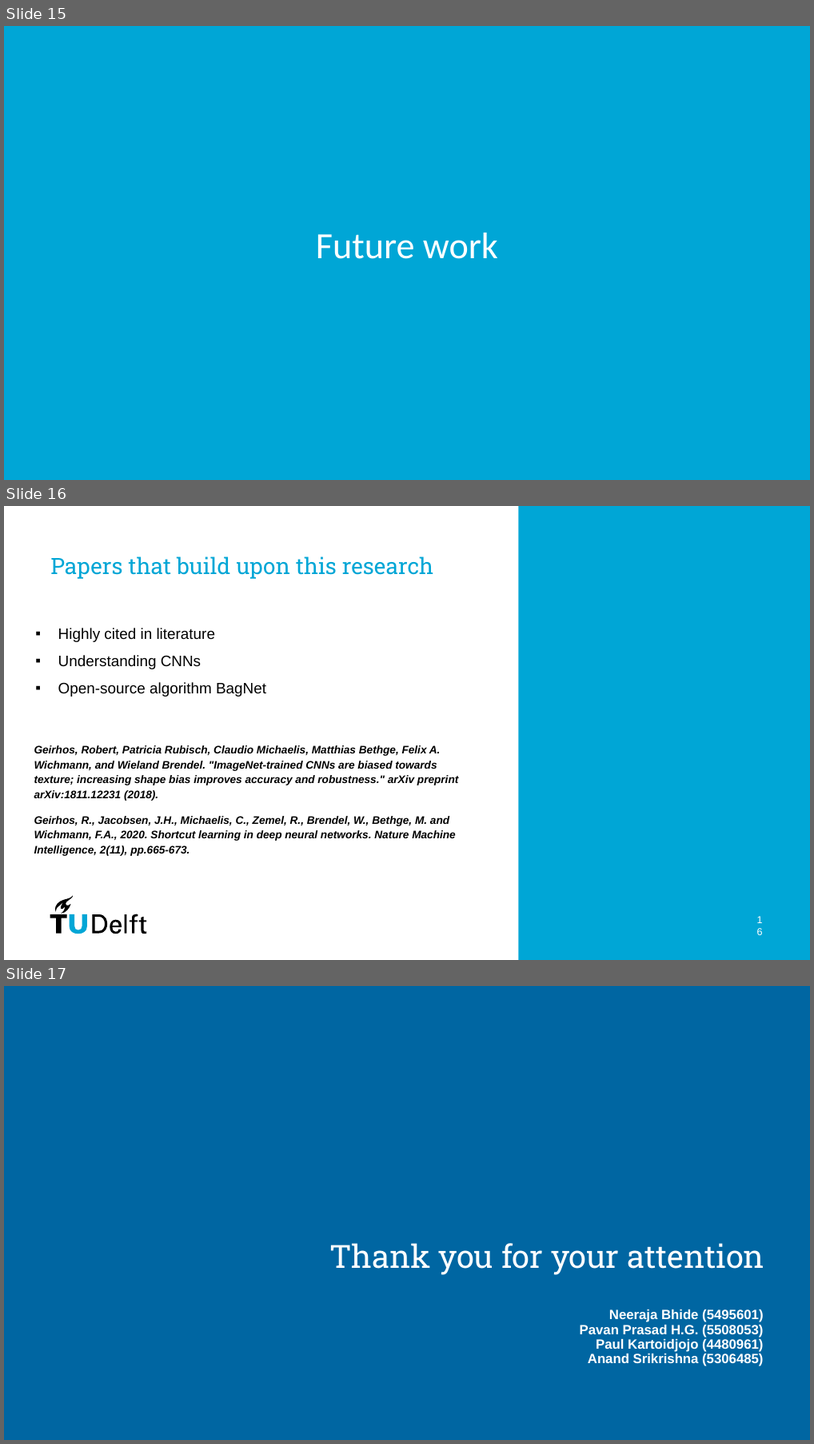
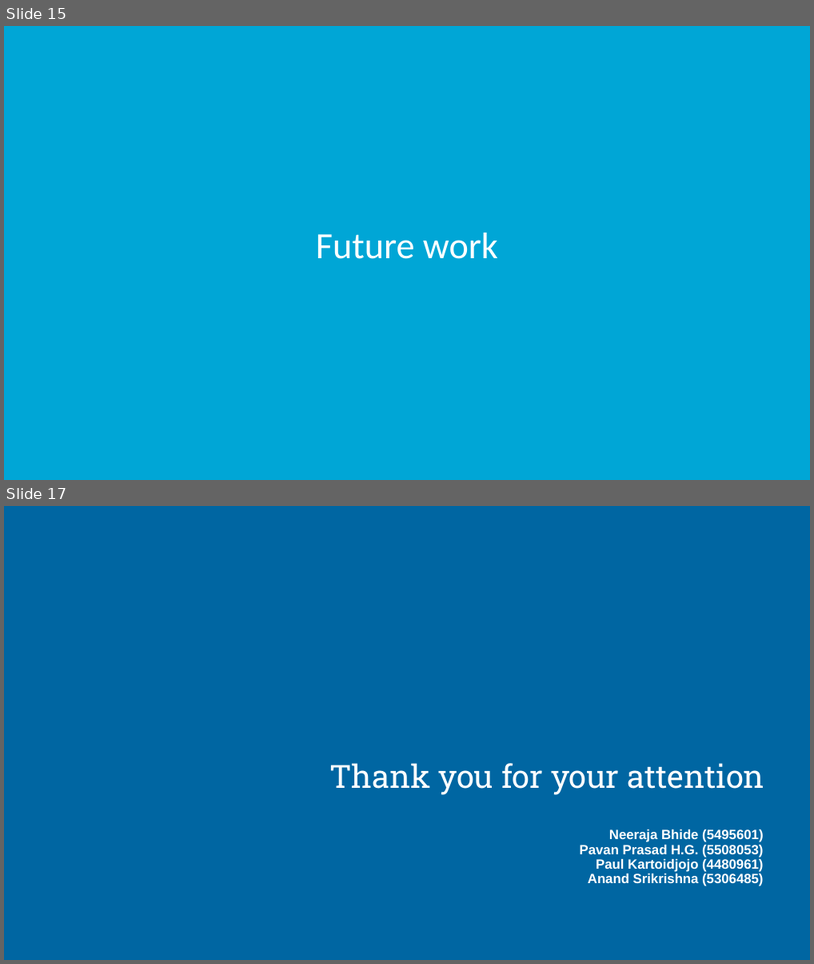
Before and after one commit to PavanPrasad-HG/Vehicle-Dynamics-Control, a slide deck: GP/Group5_GP/Group Presentation.pptx. Shown one above the other, each under a label of ours: slides 15, 16 and 17 before the commit, slides 15 and 17 after it; the slides between them are not shown. The pictures are 814x1444 and 814x964 pixels, drawn with LibreOffice and Linux fonts; fonts in the diff are those of the drawing; background and template pictures are left out. Boxes give left, top, right and bottom in pixels: in the first picture for what was removed or moved away, otherwise in the second. Text is boxed around its words. In the diff, an @@ line names an element or a change of style, - is before the commit and + after.

```diff
--- a/GP/Group5_GP/Group Presentation.pptx
+++ b/GP/Group5_GP/Group Presentation.pptx
@@ slide 16 removed at <box>4,506,810,960</box>, background #FFFFFF @@
@@ rectangle removed at <box>519,506,810,960</box> @@
@@ title removed at <box>50,556,434,579</box> @@
-Papers that build upon this research
@@ text removed at <box>58,628,266,696</box> @@
-▪ Highly cited in literature
-▪ Understanding CNNs
-▪ Open-source algorithm BagNet
@@ text removed at <box>34,745,458,856</box> @@
-Geirhos, Robert, Patricia Rubisch, Claudio Michaelis, Matthias Bethge, Felix A. Wichmann, and Wieland Brendel. "ImageNet-trained CNNs are biased towards texture; increasing shape bias improves accuracy and robustness." arXiv preprint arXiv:1811.12231 (2018).
-Geirhos, R., Jacobsen, J.H., Michaelis, C., Zemel, R., Brendel, W., Bethge, M. and Wichmann, F.A., 2020. Shortcut learning in deep neural networks. Nature Machine Intelligence, 2(11), pp.665-673.
@@ group removed at <box>50,896,146,934</box>: 7 freeform shapes, 1 rectangle @@
@@ page number removed at <box>754,919,763,932</box> @@
-16
```
Also in this commit, not shown: 3 slides changed, 4 slides added, 3 other slides removed.
